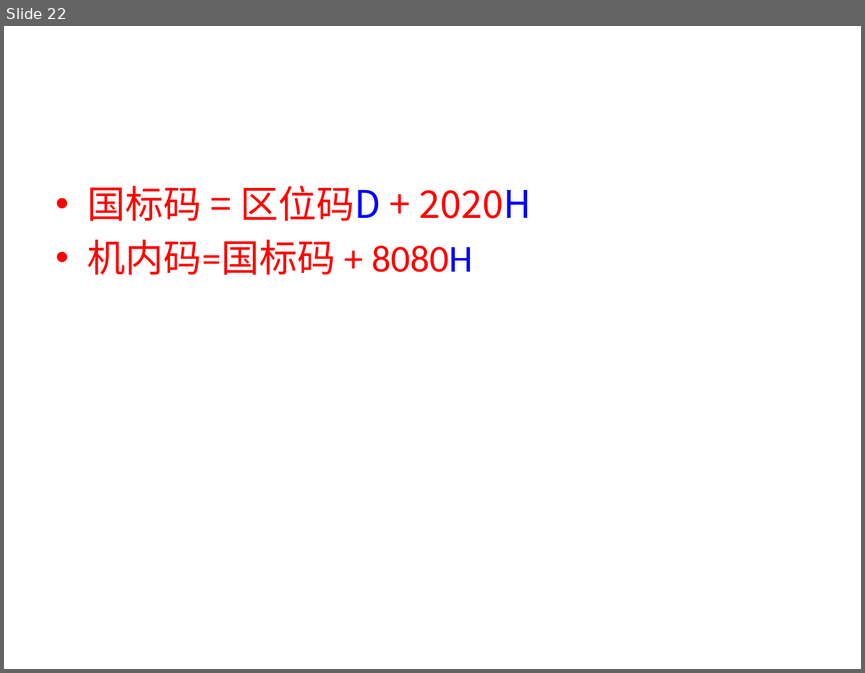
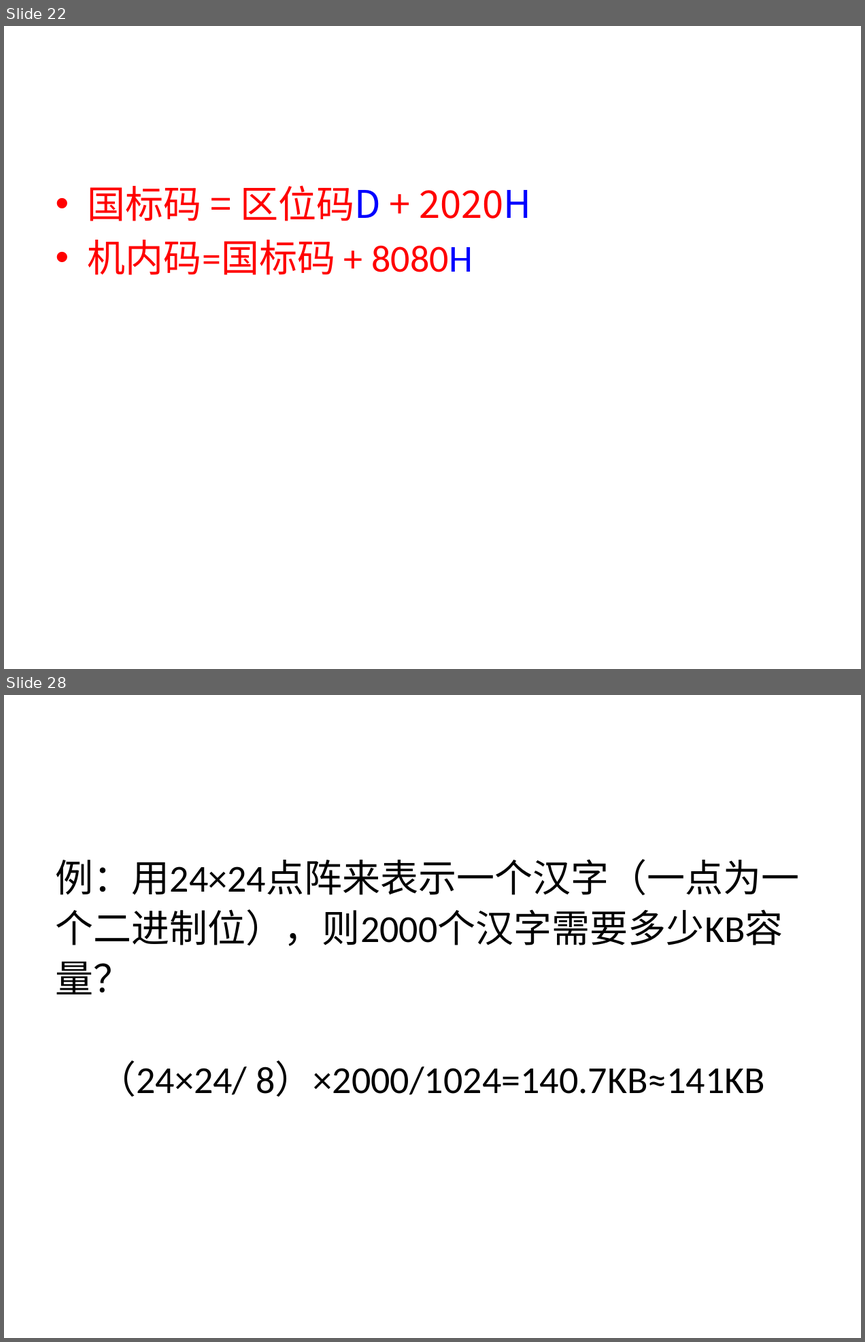
Before and after one commit to sans123wx/class, a slide deck: 计算机应用基础/第1章计算机基础/第1章复习.pptx. Shown one above the other, each under a label of ours: slide 22 before the commit, slides 22 and 28 after it; the slides between them are not shown. The pictures are 865x673 and 865x1342 pixels, drawn with LibreOffice and Linux fonts; fonts in the diff are those of the drawing. Boxes give left, top, right and bottom in pixels: in the first picture for what was removed or moved away, otherwise in the second. Text is boxed around its words. In the diff, an @@ line names an element or a change of style, - is before the commit and + after.

```diff
--- a/计算机应用基础/第1章计算机基础/第1章复习.pptx
+++ b/计算机应用基础/第1章计算机基础/第1章复习.pptx
@@ slide 28 added at <box>4,695,861,1338</box>, background #FFFFFF @@
@@ text added at <box>56,859,800,1096</box>, 32 pt, text #000000 @@
+例：用24×24点阵来表示一个汉字（一点为一个二进制位），则2000个汉字需要多少KB容量？
+（24×24/ 8）×2000/1024=140.7KB≈141KB
```
Also in this commit, not shown: 13 other slides added, 13 other files.
